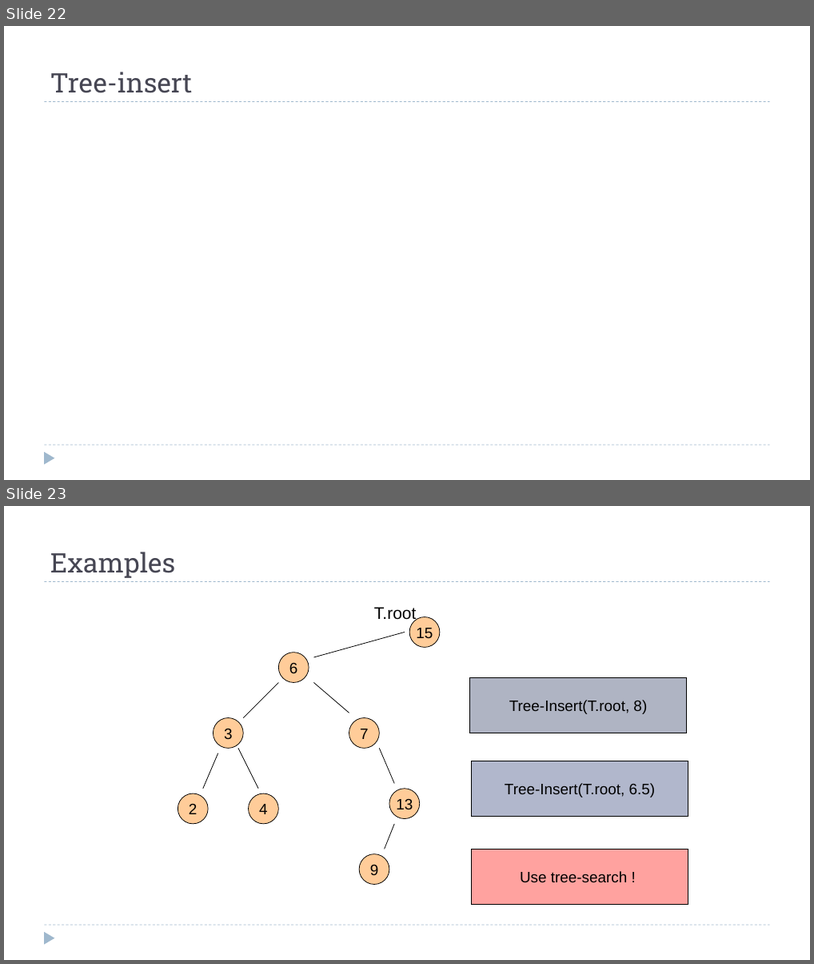
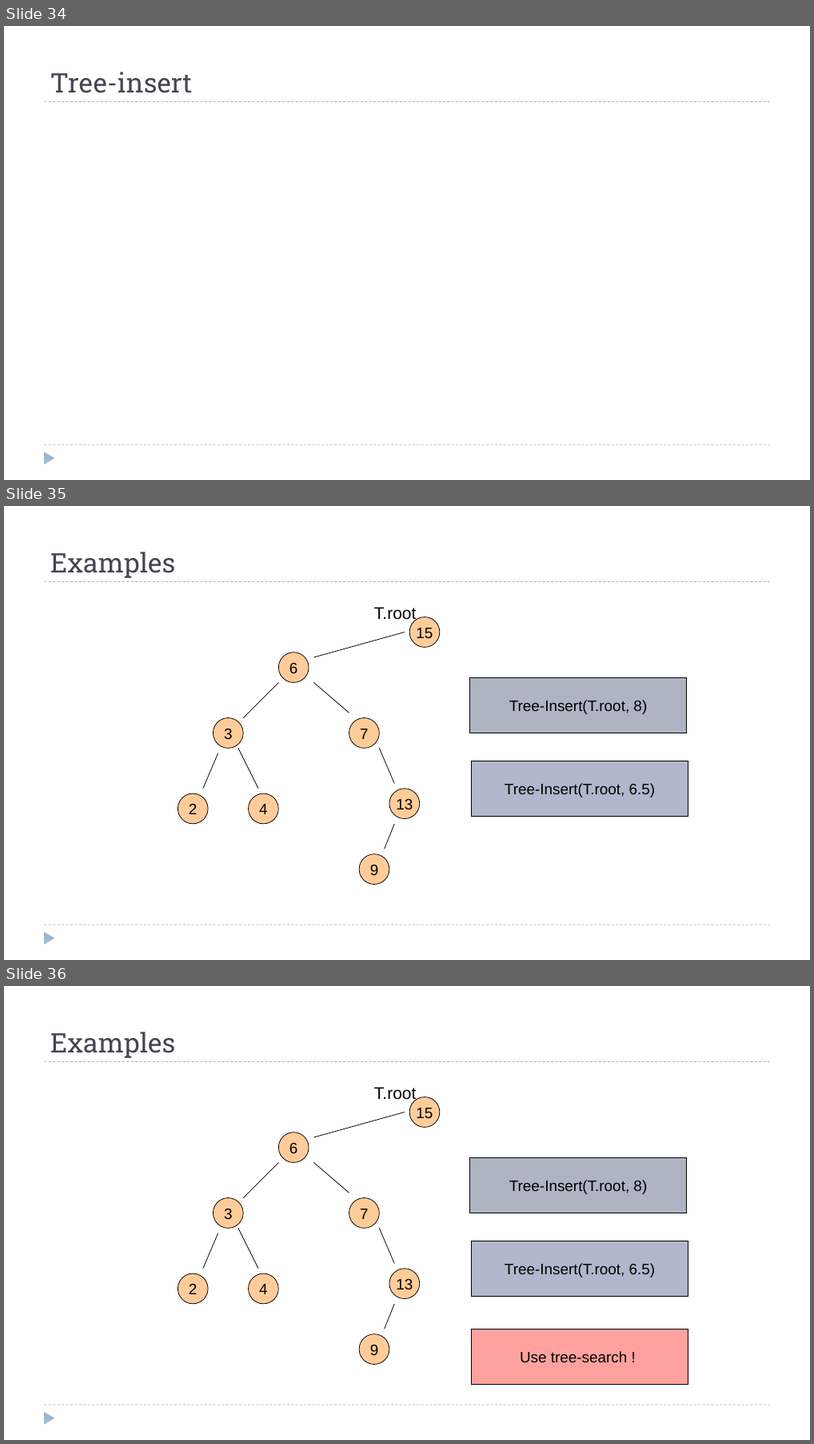
Before and after one commit to dsc-courses/dsc40b-2025-wi, a slide deck: materials/lectures/08-bst/slides.pptx. Shown one above the other, each under a label of ours: slides 22 and 23 before the commit, slides 34, 35 and 36 after it. The pictures are 814x964 and 814x1444 pixels, drawn with LibreOffice and Linux fonts; fonts in the diff are those of the drawing; grey boxes stand for pictures. Boxes give left, top, right and bottom in pixels: in the first picture for what was removed or moved away, otherwise in the second. Text is boxed around its words. In the diff, an @@ line names an element or a change of style, - is before the commit and + after.

```diff
--- a/materials/lectures/08-bst/slides.pptx
+++ b/materials/lectures/08-bst/slides.pptx
@@ slide 35 added at (4,506,810,960), background #FFFFFF; not listed: 3 template elements that a slide beside it also shows @@
@@ title added at (50,552,175,578), 32 pt, text #464653 @@
+Examples
@@ text added at (374,607,417,623), 20 pt, text #000000 @@
+T.root
@@ ellipse added at (410,616,440,647), fill #FFCC99, outline #000000 0.75 pt, 18 pt, text #000000 @@
+15
@@ line added from (405, 632) to (314, 657), #000000 0.75 pt @@
@@ ellipse added at (278,652,309,683), fill #FFCC99, outline #000000 0.75 pt, 18 pt, text #000000 @@
+6
@@ line added from (278, 683) to (243, 718), #000000 0.75 pt @@
@@ line added from (314, 683) to (350, 713), #000000 0.75 pt @@
@@ rectangle added at (470,677,687,733), fill #6E7792 at 55% opacity, outline #000000 0.75 pt, 18 pt, text #000000 @@
+Tree-Insert(T.root, 8)
@@ ellipse added at (214,718,243,748), fill #FFCC99, outline #000000 0.75 pt, 18 pt, text #000000 @@
+3
@@ ellipse added at (350,718,380,748), fill #FFCC99, outline #000000 0.75 pt, 18 pt, text #000000 @@
+7
@@ line added from (218, 753) to (203, 788), #000000 0.75 pt @@
@@ line added from (238, 748) to (258, 788), #000000 0.75 pt @@
@@ line added from (380, 748) to (394, 783), #000000 0.75 pt @@
@@ rectangle added at (472,760,688,816), fill #727CA3 at 55% opacity, outline #000000 0.75 pt, 18 pt, text #000000 @@
+Tree-Insert(T.root, 6.5)
@@ ellipse added at (178,793,209,824), fill #FFCC99, outline #000000 0.75 pt, 18 pt, text #000000 @@
+2
@@ ellipse added at (249,793,278,824), fill #FFCC99, outline #000000 0.75 pt, 18 pt, text #000000 @@
+4
@@ ellipse added at (390,788,420,819), fill #FFCC99, outline #000000 0.75 pt, 18 pt, text #000000 @@
+13
@@ line added from (394, 824) to (385, 849), #000000 0.75 pt @@
@@ ellipse added at (360,854,390,884), fill #FFCC99, outline #000000 0.75 pt, 18 pt, text #000000 @@
+9
@@ what was slide 22 is now slide 34 @@
@@ what was slide 23 is now slide 36 @@
```
Also in this commit, not shown: 12 slides changed, 18 other slides added, 20 other files.
